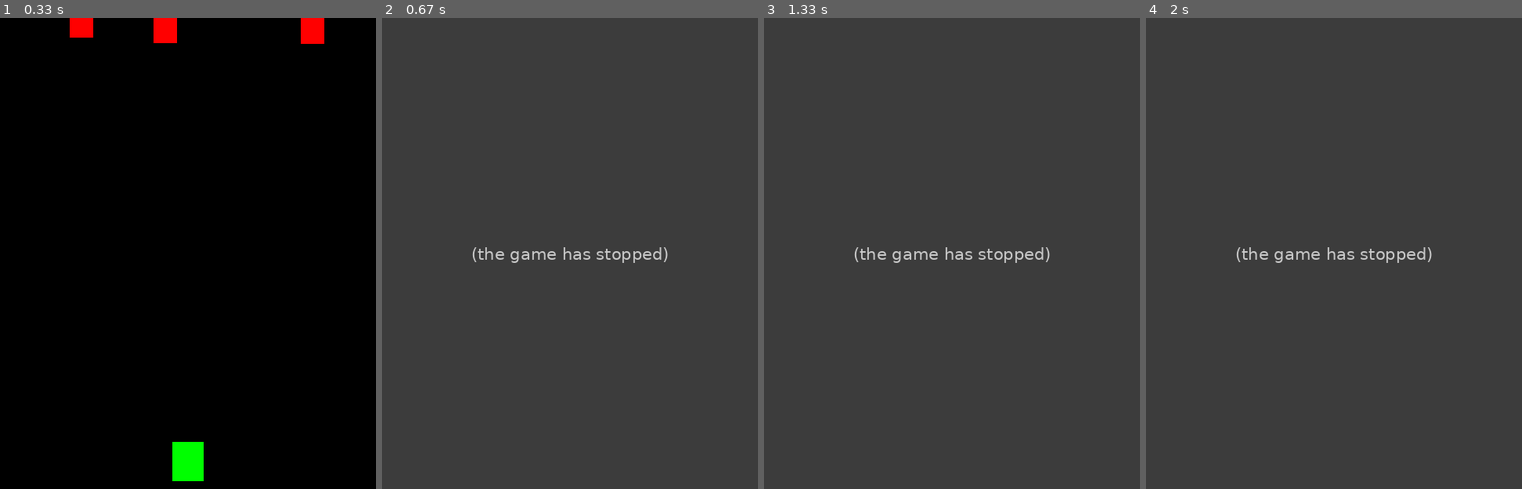
Above: before the commit, frames 1-4 (left to right).
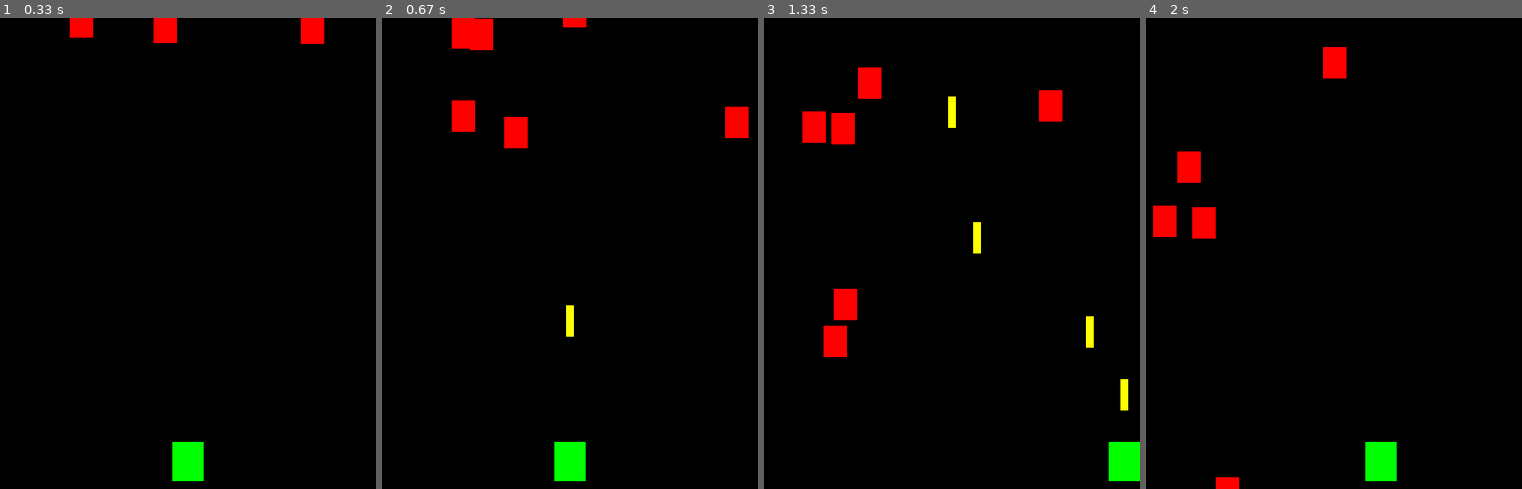
Above: after the commit, the same moments.

Repository: Inksaver/Shmup_With_Pygame_Love2D_Monogame
Game: pygame game, started from Episode03-Bullets_And_Collisions/Pygame/Shmup tutorial-03.py
Two runs of this game, one before a commit and one after it. Both use one fixed random seed, a clock stepped at 60 frames per second and the inputs below.
Inputs:
- Up to frame 1 (0.33 s): no input
- Up to frame 2 (0.67 s): tap Space at 0.33 s
- Up to frame 3 (1.33 s): hold Right 0.67-1.13 s; tap Space at 0.73, 1.03, 1.23 s; hold Right from 1.17 s (still down)
- Up to frame 4 (2 s): tap Space at 1.53, 1.73 s; release Right at 1.63 s; hold Left from 1.67 s (still down)

Frame 1 is identical in both runs. In frame 2, 100% of the frame differs, in the area x 0-100%, y 0-100%; in frame 3, 100%; in frame 4, 100%.
Error before the commit: TypeError: Bullet.__init__() takes 4 positional arguments but 6 were given (Shmup tutorial-0...; the game stopped at 0.33 s (later frames are placeholders)

Commit message:
Update bullet.py

Diff:
--- a/Episode03-Bullets_And_Collisions/Pygame/bullet.py
+++ b/Episode03-Bullets_And_Collisions/Pygame/bullet.py
@@ -2,10 +2,9 @@
 import shared
 
 class Bullet():
-	def __init__(self, img, x, y) -> None:
-		self.image = img
-		self.image.set_colorkey(shared.BLACK)
-		self.rect = self.image.get_rect() # filled rectangle as taken from image
+	def __init__(self, x:int, y:int, w:int, h:int, colour:tuple) -> None:
+		self.rect = pygame.Rect(x, y, w, h)		# create a rectangle at 0,0 measuring w x h
+		self.colour = colour					# set colour
 		self.rect.bottom = y
 		self.rect.centerx = x
 		self.speedy = 1000
@@ -16,7 +15,7 @@
 	def get_rect(self):
 		return self.rect
 
-	def update(self, dt) -> bool:
+	def update(self, dt) -> None:
 		self.rect.y -= round(self.speedy * dt)
 		# delete if moves off top of screen
 		if self.rect.bottom < 0:
@@ -25,7 +24,4 @@
 		return self.active
 
 	def draw(self) -> None:
-		if shared.debug:
-			pygame.draw.rect(shared.screen, shared.YELLOW, self.rect, 1)
-		else:
-			shared.screen.blit(self.image, self.rect)
+		pygame.draw.rect(shared.screen, self.colour, self.rect)
